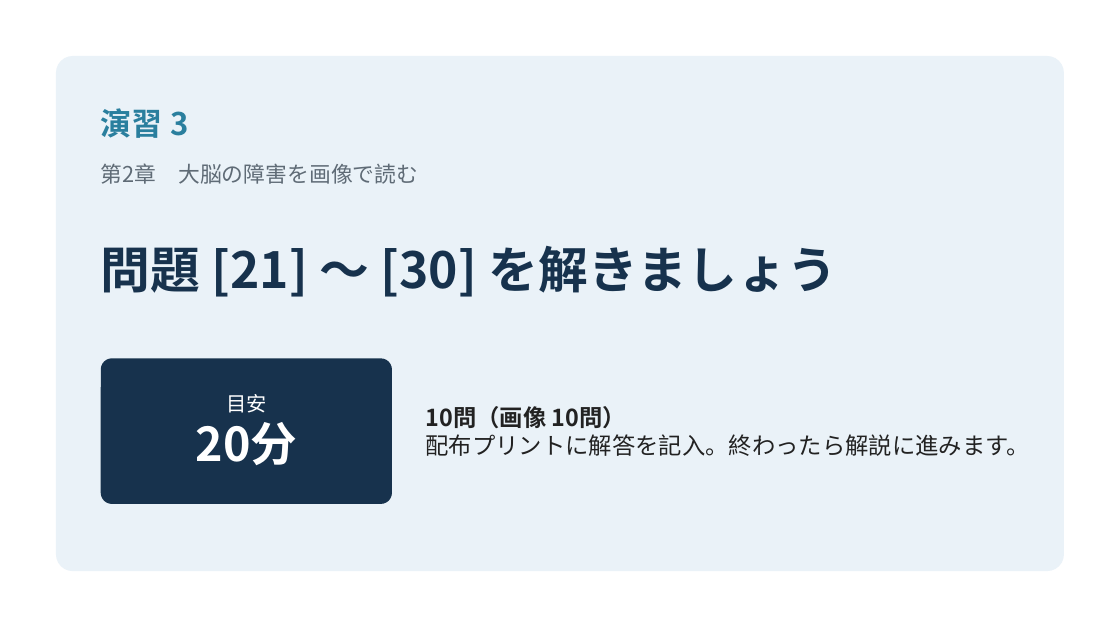
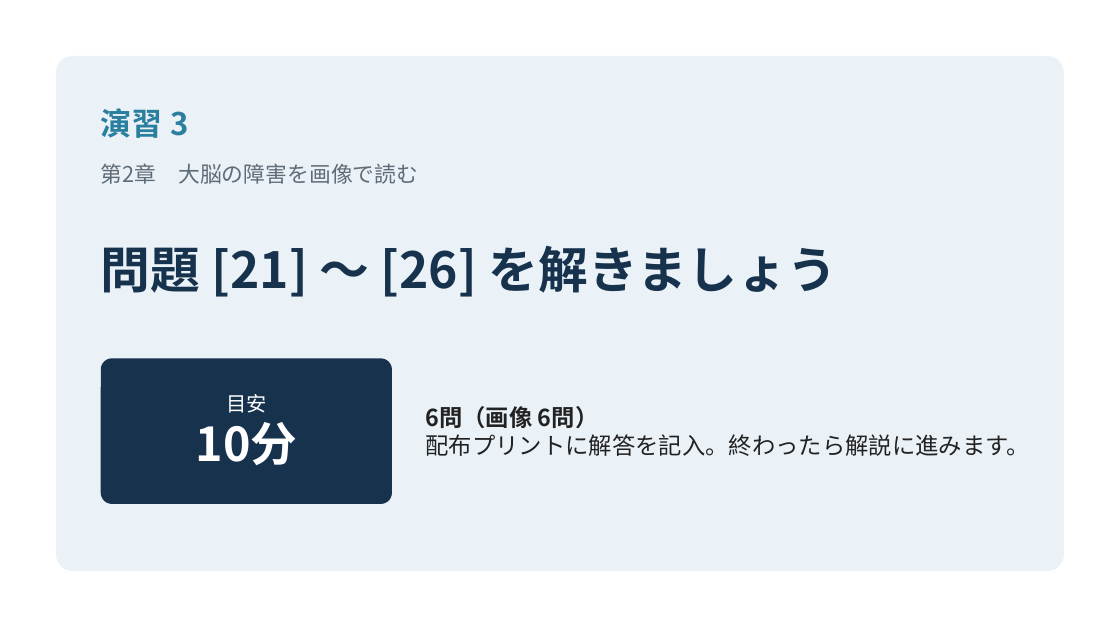
Before and after one commit to snowlife0211-pixel/bookish-fishstick, a slide deck: slide 51 of materials/神経系 総合演習_解説（統合版）.pptx. Drawn at 1120x630 pixels with LibreOffice and Linux fonts; fonts in the diff are those of the drawing. Boxes give left, top, right and bottom in pixels: in the first picture for what was removed or moved away, otherwise in the second. Text is boxed around its words. In the diff, an @@ line names an element or a change of style, - is before the commit and + after.

```diff
--- a/materials/神経系 総合演習_解説（統合版）.pptx
+++ b/materials/神経系 総合演習_解説（統合版）.pptx
@@ text at (x1=101, y1=246, x2=838, y2=297): text changed @@
-問題 [21] 〜 [30] を解きましょう
+問題 [21] 〜 [26] を解きましょう
@@ text at (x1=426, y1=406, x2=598, y2=428): text changed @@
-10問（画像 10問）
+6問（画像 6問）
@@ text at (x1=196, y1=422, x2=298, y2=465): text changed @@
-20分
+10分
```
Also in this commit, not shown: 7 other slides changed, 2 slides added, 2 other files.
